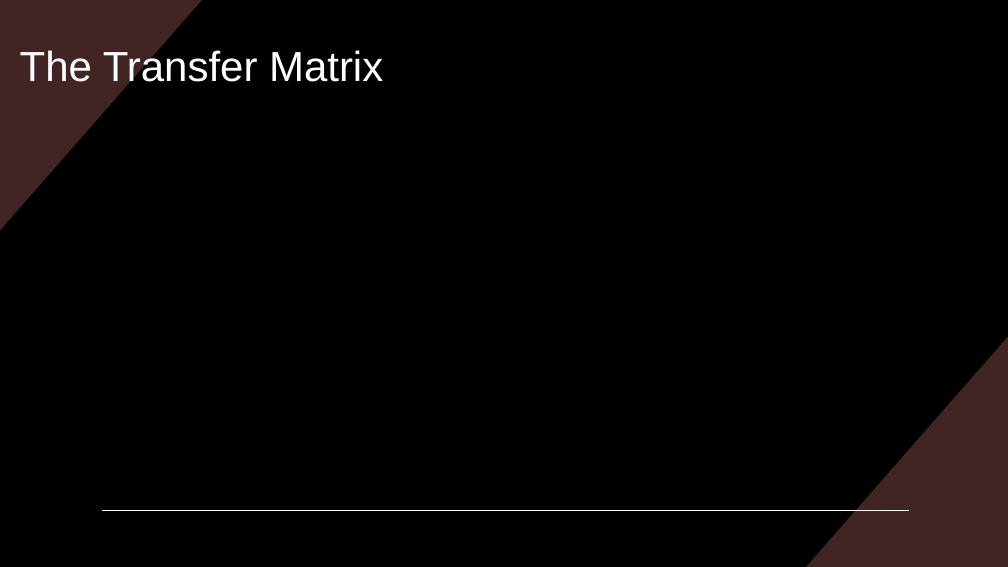
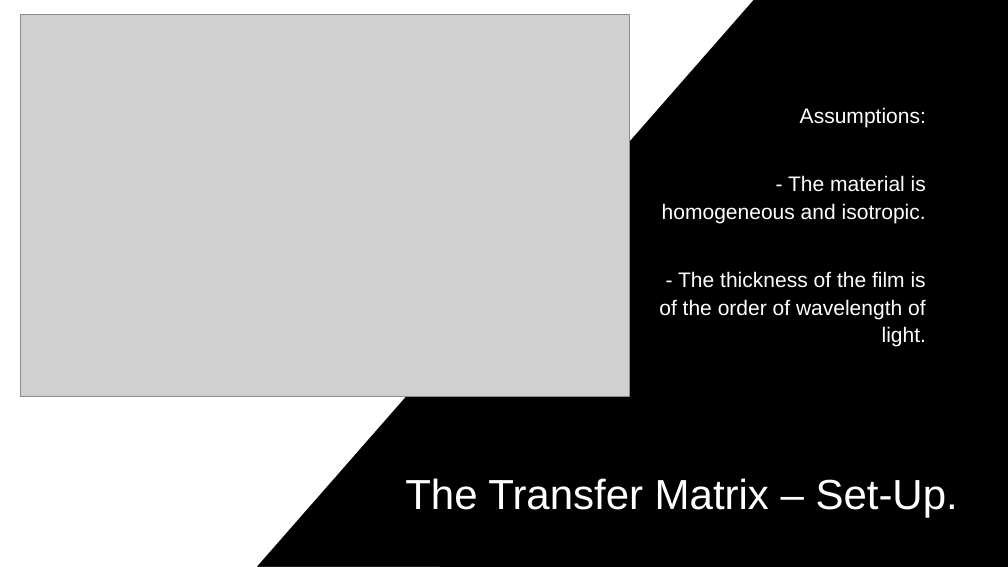
Before and after one commit to Collins-kariuk/Physics-Thesis-PDRCs, a slide deck: slide 3 of Presentations/Theory of Multilayer Films.pptx. Drawn at 1008x567 pixels with LibreOffice and Linux fonts; fonts in the diff are those of the drawing; grey boxes stand for pictures. Boxes give left, top, right and bottom in pixels: in the first picture for what was removed or moved away, otherwise in the second. Text is boxed around its words. In the diff, an @@ line names an element or a change of style, - is before the commit and + after.

```diff
--- a/Presentations/Theory of Multilayer Films.pptx
+++ b/Presentations/Theory of Multilayer Films.pptx
@@ rectangle added at bbox=[0, 0, 1008, 567], fill #000000 @@
@@ freeform shape added at bbox=[0, 0, 754, 567], fill #FFFFFF @@
@@ picture added at bbox=[20, 14, 630, 397] @@
@@ text added at bbox=[659, 107, 926, 347], 20 pt, text #FFFFFF @@
+Assumptions:
+- The material is homogeneous and isotropic.
+- The thickness of the film is of the order of wavelength of light.
@@ title "The Transfer Matrix – Set-Up." at bbox=[405, 478, 958, 518]: vertical alignment middle to bottom @@
@@ title at bbox=[405, 478, 958, 518]: text changed @@
-The Transfer Matrix
+The Transfer Matrix – Set-Up.
@@ line removed from (102, 510) to (909, 510) @@
```
Also in this commit, not shown: 2 other slides changed, 12 slides added, 1 slide removed, 2 other files.
